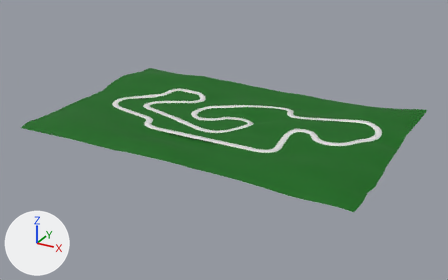
The FBX model Assets/Models/pistaHELPMEEEE.fbx: old version first, new version second.
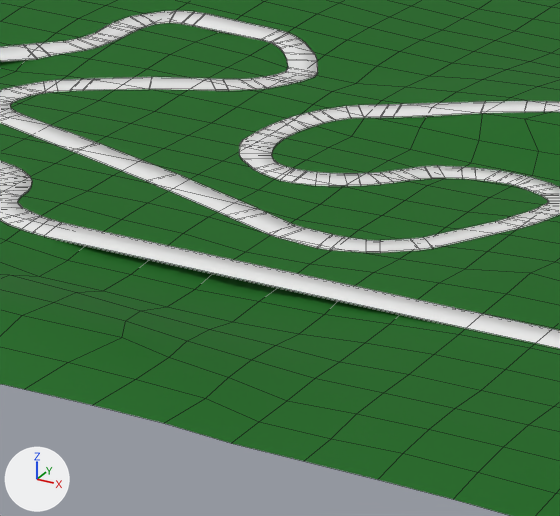
The first picture shows the older version from a camera (50 mm lens) standing at (390.0, -713.0, 328.0) and looking at (4.0, -13.0, -22.0). The close-ups show the older and then the newer version on the part from 33% to 56% of the width and 31% to 65% of the height of that picture. Only the edits that show in the close-ups are written down. Lighting does not change. The marker at lower left points along +X, +Y and +Z. The close-ups show mesh edges as thin lines. Where no turn or scale is listed for an object, it has been applied to the vertices.

Objects in the first close-up: 'Pista', 'Plane'.
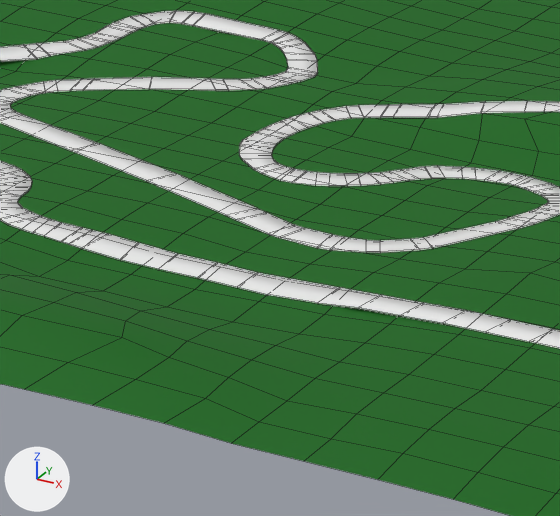
Where the newer file only moved an object's origin or applied its transform, the numbers keep the older frame.

Where the change shows, as pixel boxes [x1, y1, x2, y2] in the close-ups (560 x 516 px; the box of a moved part takes in the faces that stretch with it):
part 1 of me_plane_002, added
    after: [44, 222, 560, 349]
part 2 of me_plane_002, moved or reshaped
    before: [380, 101, 485, 117]
    after: [393, 101, 485, 118]

What the commit changed:
me_plane_002 is used by ob_pista; location (-1.0, 0.1, 7.0).
me_plane_002 had 842 vertices, 837 faces and spanned x -185.0..211.0, y -82.0..81.0, z -7.0..4.0.
me_plane_002 now has 956 vertices, 954 faces and spans x -185.0..211.0, y -82.0..81.0, z -7.0..5.0.
me_plane_002 part 1: 70 vertices added at x -60.0..111.0, y -81.0..-35.0, z -6.0..1.0.
me_plane_002 part 2: 5 vertices removed from x -35.0..-32.0, y 44.0..46.0, z -4.0..-3.0; 9 vertices added at x -32.0..-19.0, y 41.0..50.0, z -4.0..-3.0.
Other edits to the shape of me_plane_002 do not show in these pictures.
